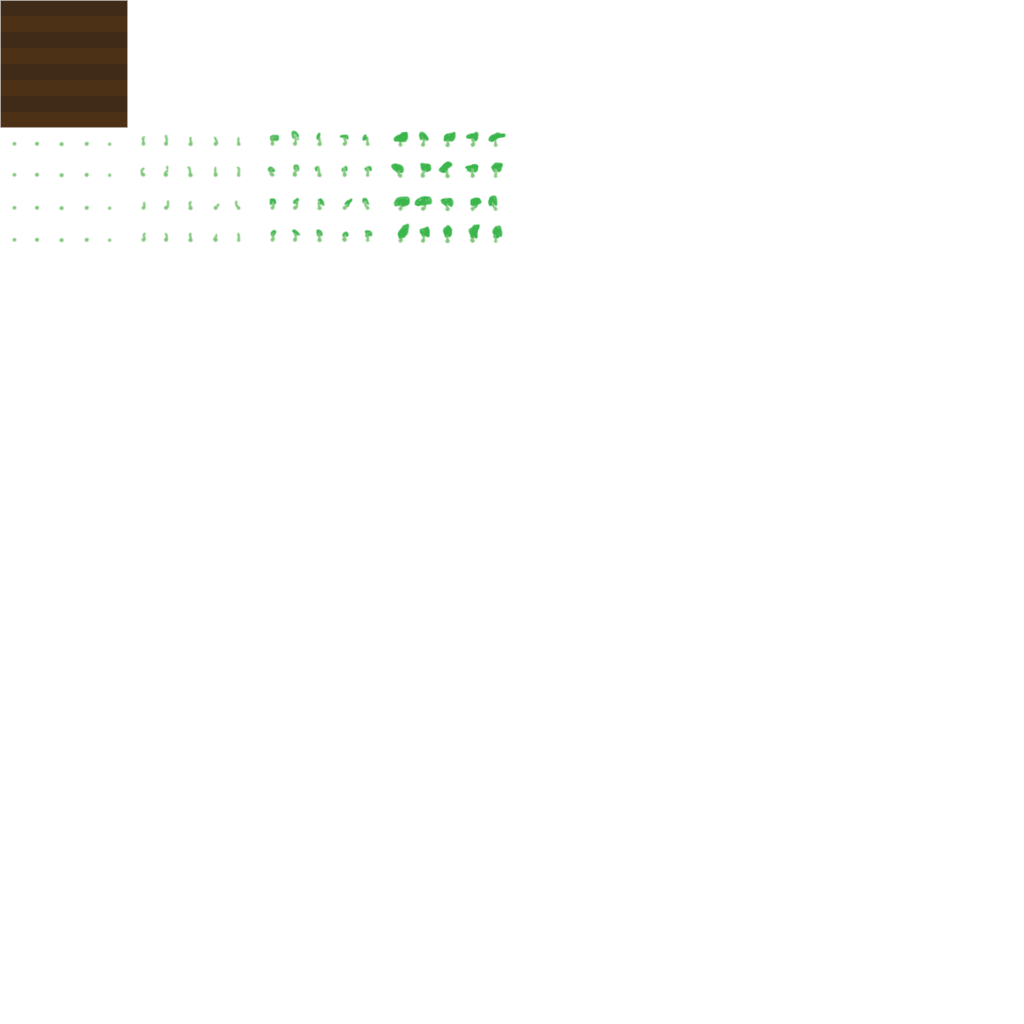
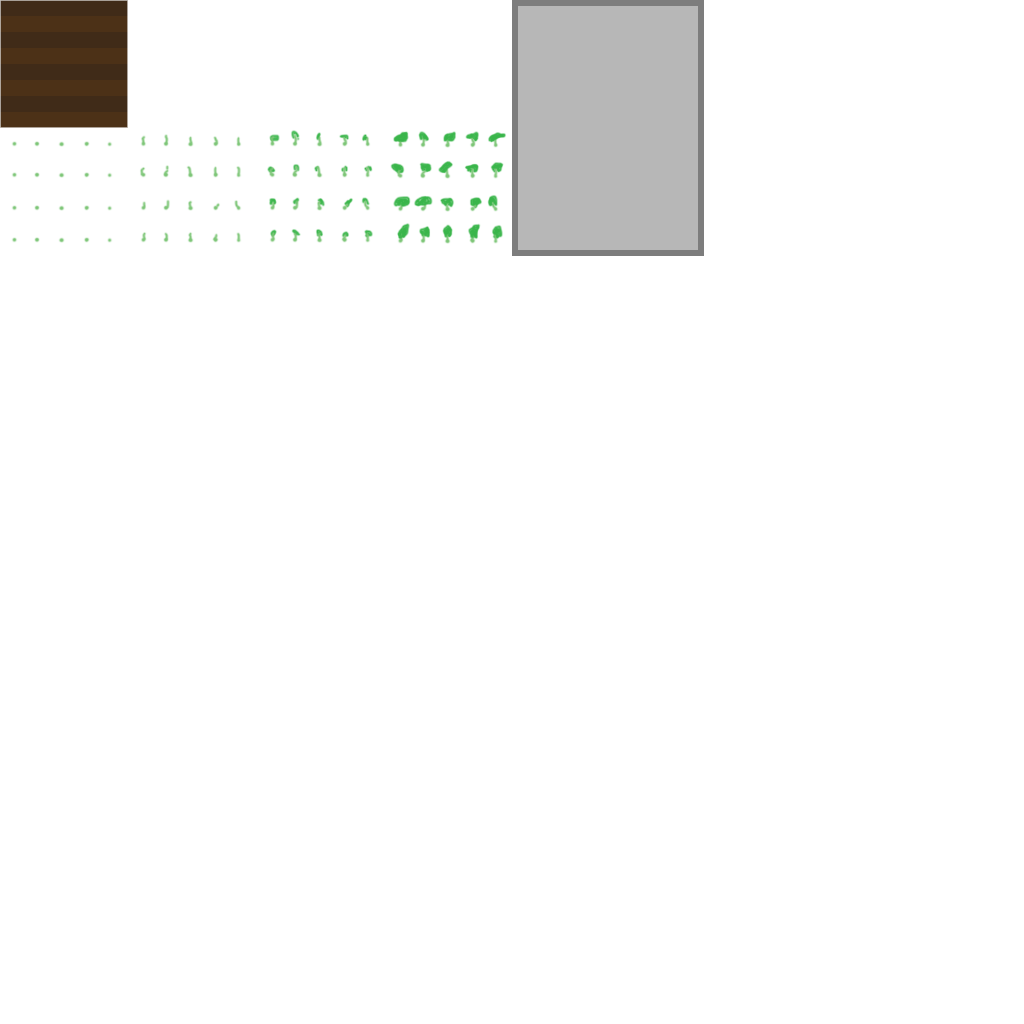
Layers edited between the first and the second w=1024, h=1024 image:
added layer "Rectangle 2" above "Plant copy 2" over [512, 0, 704, 256]
